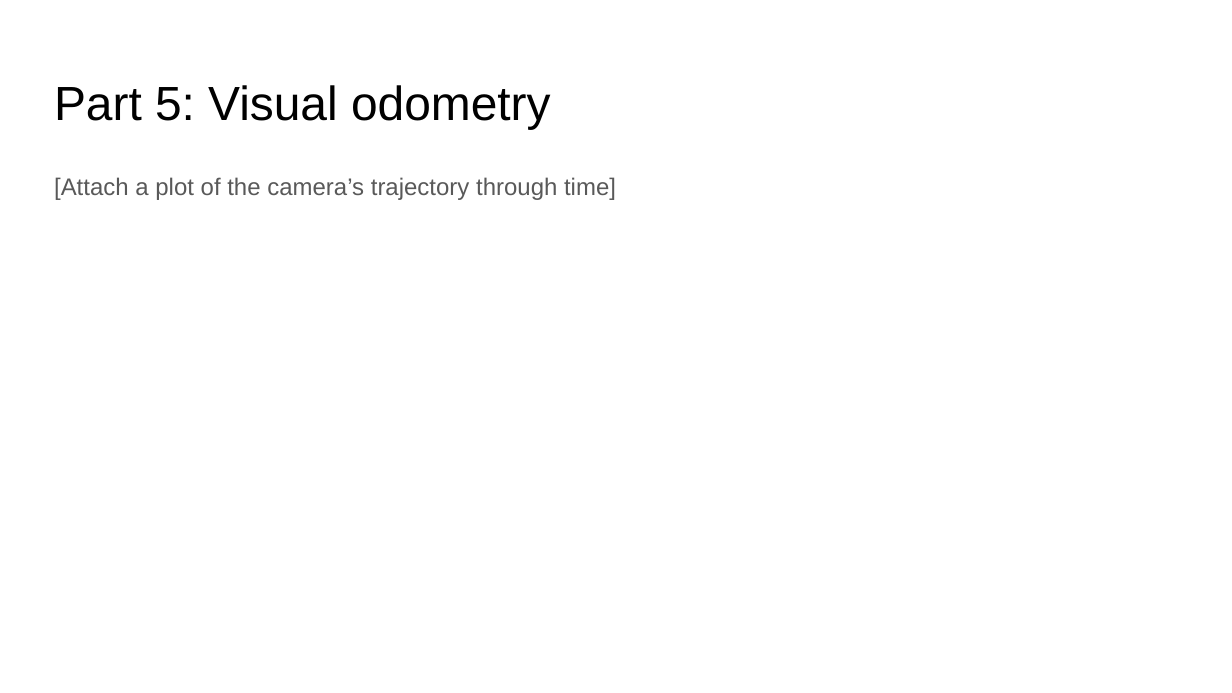
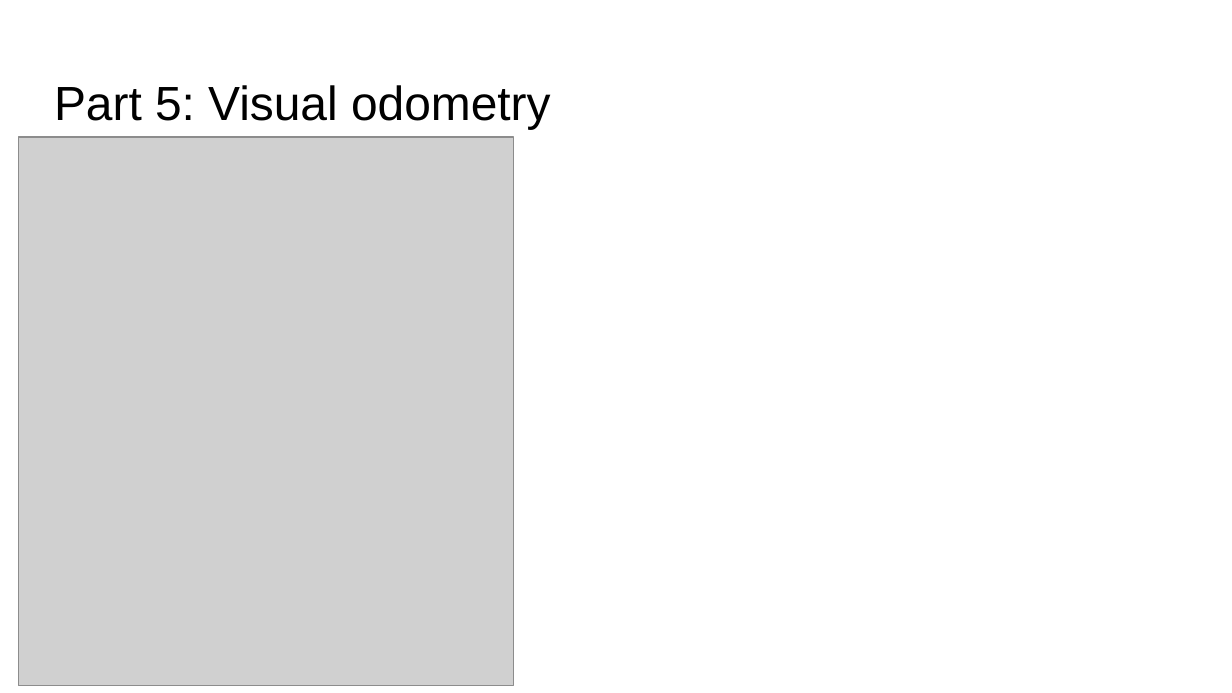
Before and after one commit to bojunyang24/CS6476, a slide deck: slide 14 of proj3/proj3_template.pptx. Drawn at 1232x693 pixels with LibreOffice and Linux fonts; fonts in the diff are those of the drawing; grey boxes stand for pictures. Boxes give left, top, right and bottom in pixels: in the first picture for what was removed or moved away, otherwise in the second. Text is boxed around its words. In the diff, an @@ line names an element or a change of style, - is before the commit and + after.

```diff
--- a/proj3/proj3_template.pptx
+++ b/proj3/proj3_template.pptx
@@ picture added at [18, 137, 514, 685] @@
@@ text removed at [54, 177, 616, 200] @@
-[Attach a plot of the camera’s trajectory through time]
```
Also in this commit, not shown: 13 other slides changed, 4 other files.
